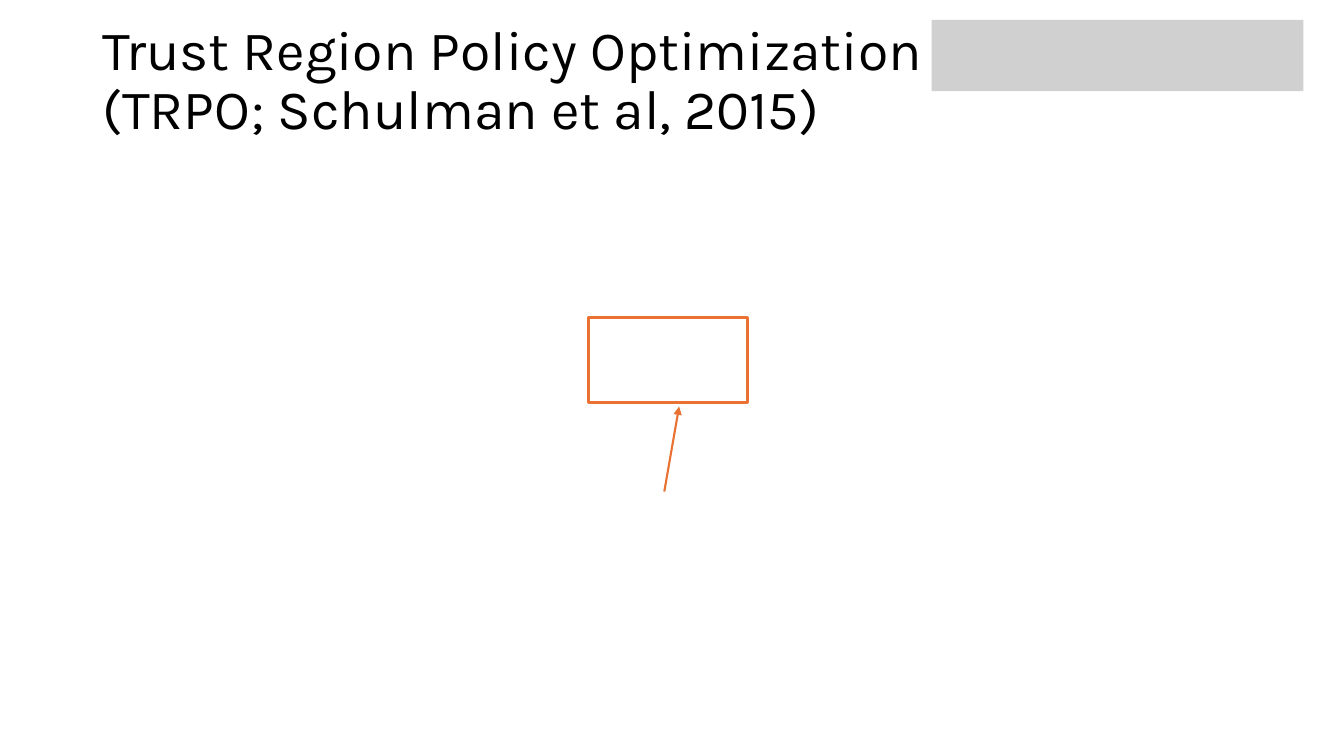
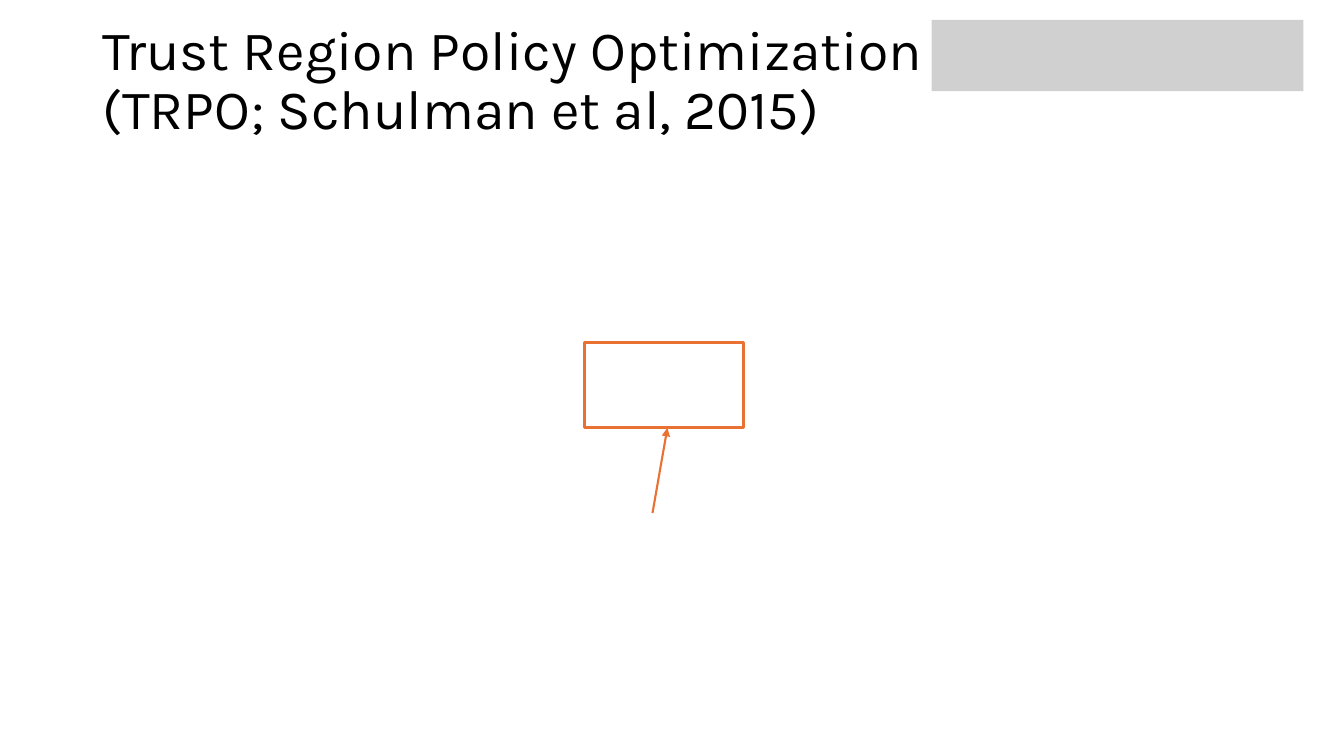
Before and after one commit to mhahsler/Introduction_to_Reinforcement_Learning, a slide deck: slide 30 of slides/Lecture_DRL.pptx (slide 29 before the commit). Drawn at 1344x756 pixels with LibreOffice and Linux fonts; fonts in the diff are those of the drawing; grey boxes stand for pictures. Boxes give left, top, right and bottom in pixels: in the first picture for what was removed or moved away, otherwise in the second. Text is boxed around its words. In the diff, an @@ line names an element or a change of style, - is before the commit and + after.

```diff
--- a/slides/Lecture_DRL.pptx
+++ b/slides/Lecture_DRL.pptx
@@ rectangle moved from (x1=589, y1=318, x2=748, y2=402) to (x1=585, y1=343, x2=744, y2=427) @@
@@ arrow moved from (664, 492) - (680, 406) to (652, 513) - (667, 429) @@
```
Also in this commit, not shown: 11 other slides changed, 6 slides added, 1 slide removed, 21 other files.
